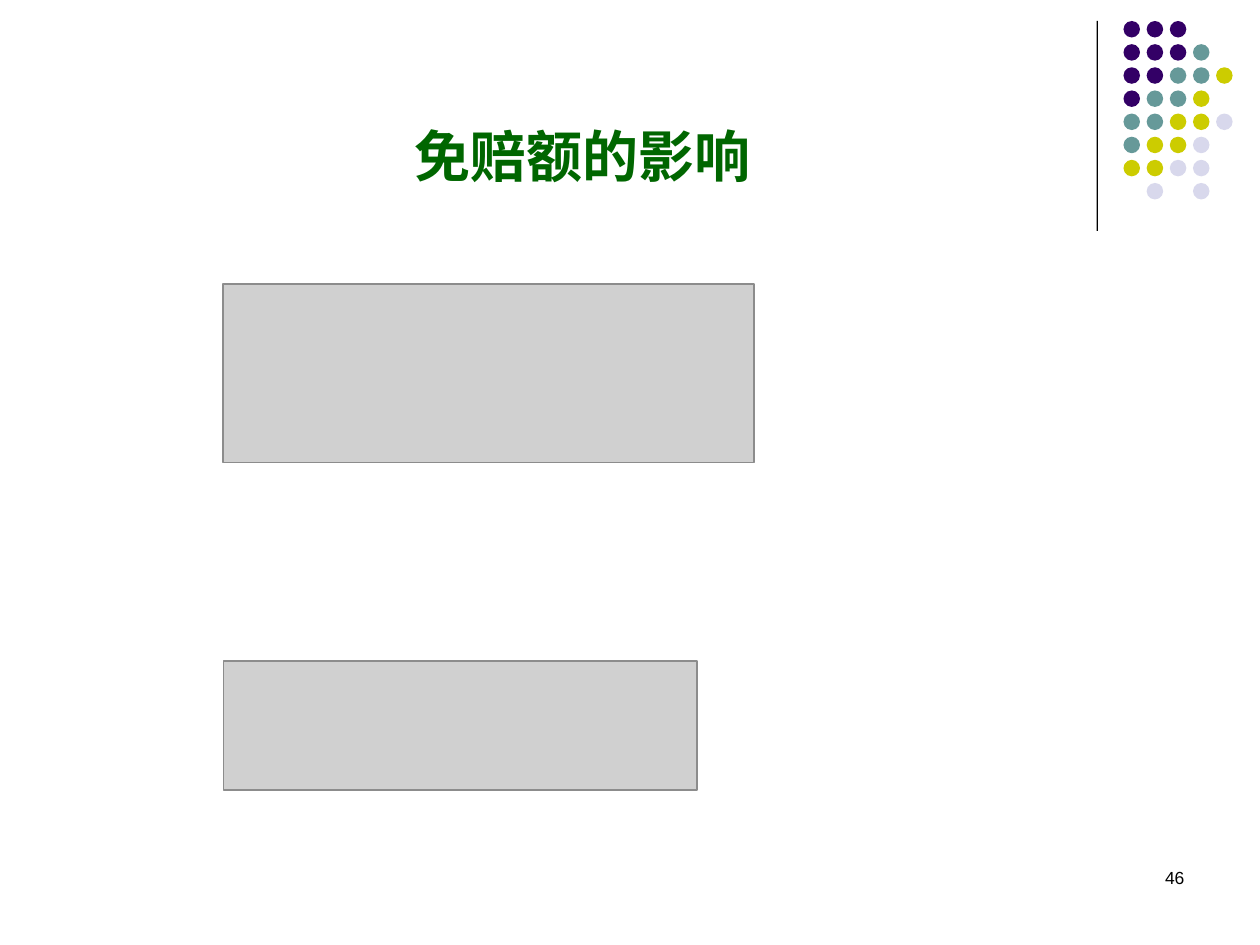
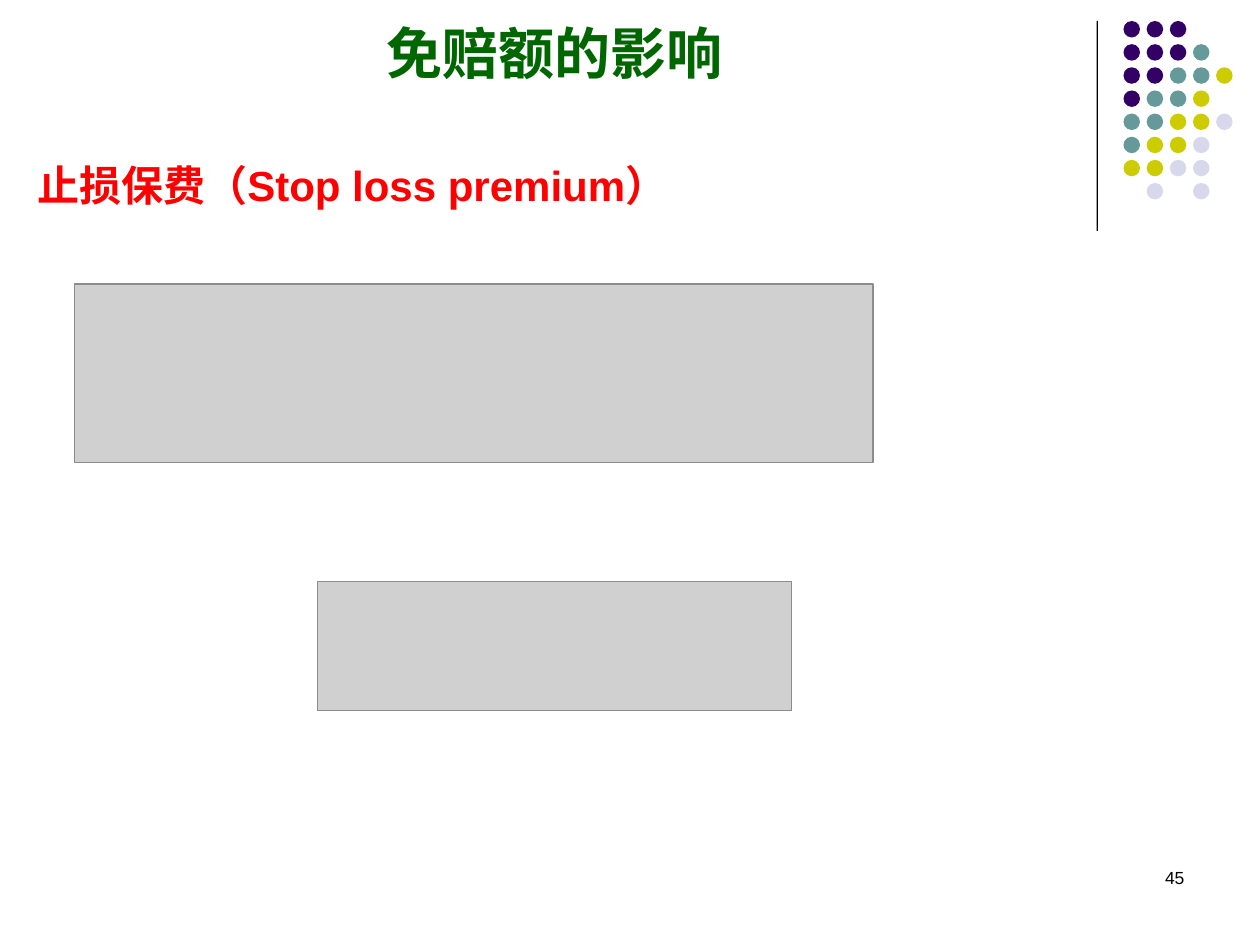
Before and after one commit to Francisor/Non-life-Insurance-Actuarial-Science, a slide deck: slide 45 of Lectures/Week 3 - 损失金额模型.pptx (slide 46 before the commit). Drawn at 1260x945 pixels with LibreOffice and Linux fonts; fonts in the diff are those of the drawing; grey boxes stand for pictures. Boxes give left, top, right and bottom in pixels: in the first picture for what was removed or moved away, otherwise in the second. Text is boxed around its words. In the diff, an @@ line names an element or a change of style, - is before the commit and + after.

```diff
--- a/Lectures/Week 3 - 损失金额模型.pptx
+++ b/Lectures/Week 3 - 损失金额模型.pptx
@@ title "免赔额的影响": place and size @@
-title "免赔额的影响" at [415,129,751,182]
+title "免赔额的影响" at [386,26,722,79]
@@ text added at [37,165,668,210], 24 pt, text #FF0000, bold @@
+止损保费（Stop loss premium）
@@ picture: place and size @@
-picture at [223,284,753,462]
+picture at [74,284,873,462]
@@ picture added at [318,582,791,711] @@
@@ picture removed at [223,662,697,790] @@
@@ page number at [1165,872,1184,884]: text changed @@
-46
+45
```
Also in this commit, not shown: 13 other slides changed, 10 slides added, 5 slides removed, 1 other file.
